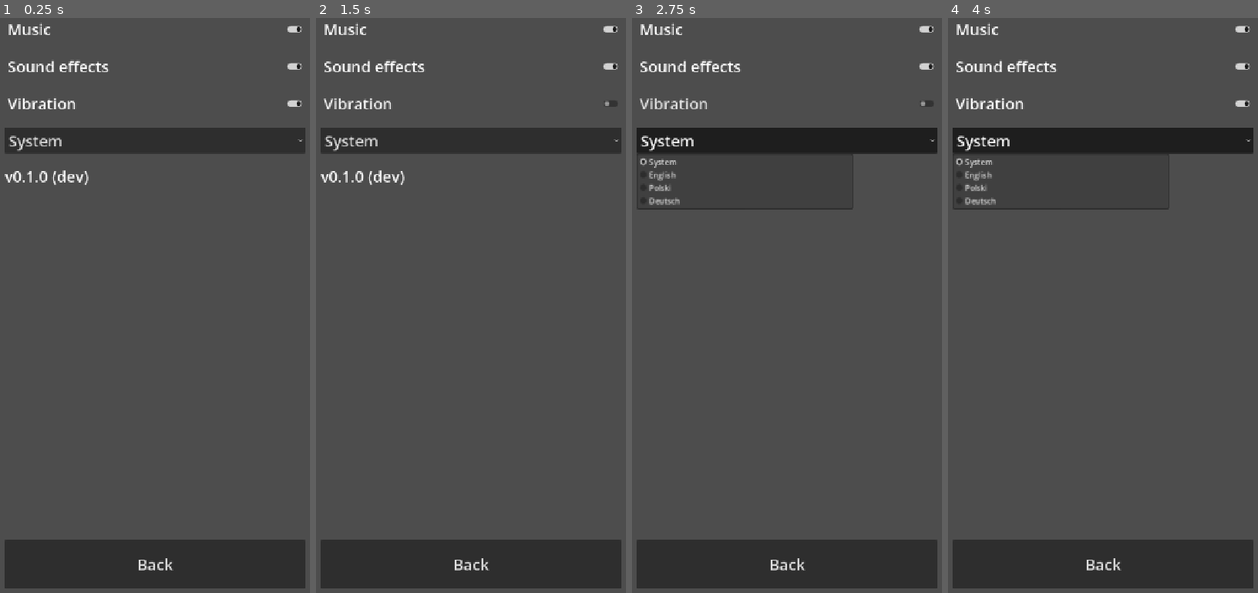
Above: before the commit, frames 1-4 (left to right).
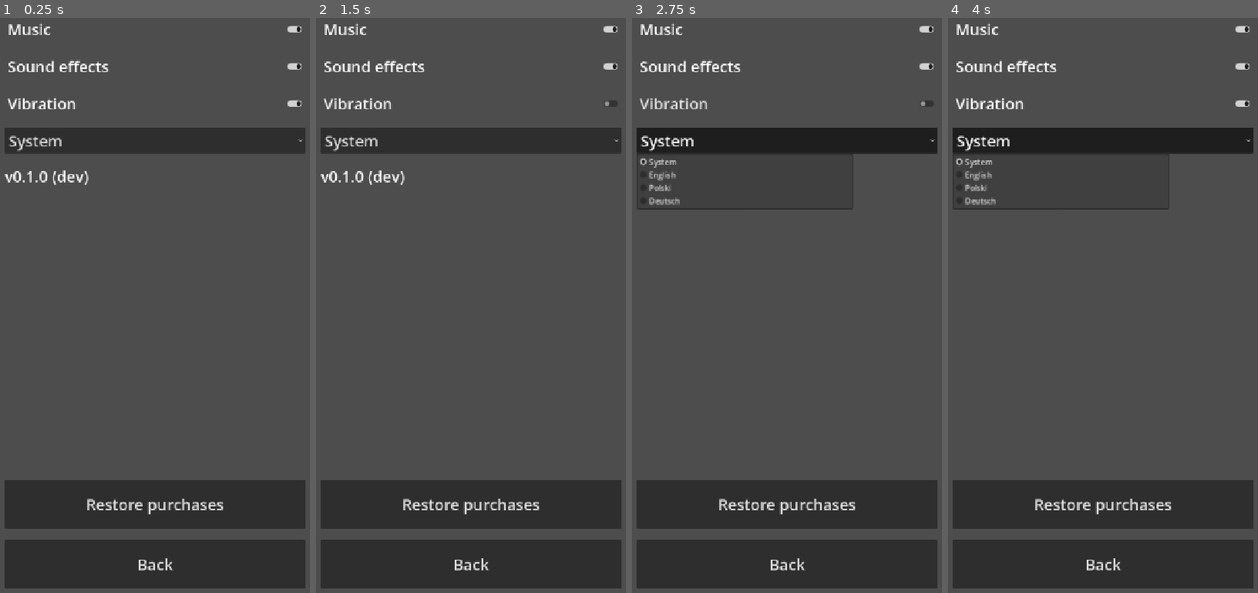
Above: after the commit, the same moments.

Repository: FHubert/first-auto-game
Game: Godot game, scene res://src/ui/settings_screen.tscn
Two runs of this game, one before a commit and one after it. Both use one fixed random seed, a clock stepped at 60 frames per second and the inputs below. This scene is started directly instead of the project's main scene.
Inputs (mouse positions are in pixels of both pictures, inside the frame that each line leads up to):
- Up to frame 1 (0.25 s): no input
- Up to frame 2 (1.5 s): click (471, 506) at 0.5 s, where only the run after the commit has a clickable "Restore purchases"; click "Vibration" at 1.25 s
- Up to frame 3 (2.75 s): click "System" at 2 s
- Up to frame 4 (4 s): click "Vibration" at 2.75 s; click "System" at 3.5 s

The runs differ from the first frame. In frame 1, 8.1% of the frame differs, in the area x 1-99%, y 80-89%; in frame 2, 8.1%; in frame 3, 8.1%; in frame 4, 8.1%.

Commit message:
feat(T-027): ekran Shop (4 sku, ceny z IapProvider, starter pack w oknie 72 h, Przywróć zakupy), restore w Settings, routing App (Home, StuckPanel → Shop)
Co-Authored-By: Claude Fable 5.1 <noreply@anthropic.com>
Claude-Session: https://claude.ai/code/session_018g7Ncvu2jCbGwkKxAeNboR

Diff:
--- a/game/locale/strings.csv
+++ b/game/locale/strings.csv
@@ -58,3 +58,20 @@
 btn_extra_tube_ad,+Tube (ad),+Probówka (ad),+Röhrchen (ad)
 btn_undo_refill_ad,+%d undo (ad),+%d cofnięć (ad),+%d Rückg. (ad)
 btn_skip_ad,Skip (ad),Pomiń (ad),Überspr. (ad)
+shop_title,Shop,Sklep,Shop
+shop_item_remove_ads,No ads,Bez reklam,Keine Werbung
+shop_desc_remove_ads,"No interstitial ads, forever","Bez reklam pełnoekranowych na zawsze","Keine Zwischenwerbung, für immer"
+shop_item_coins_small,Coin pouch,Sakiewka monet,Münzbeutel
+shop_item_coins_large,Coin chest,Skrzynia monet,Münzkiste
+shop_desc_coins,+%d coins,+%d monet,+%d Münzen
+shop_item_starter_pack,Starter pack,Pakiet startowy,Starterpaket
+shop_desc_starter,+%d coins + Neon theme,+%d monet + motyw Neon,+%d Münzen + Neon-Design
+shop_offer_left,Offer ends in %d h,Oferta kończy się za %d h,Angebot endet in %d h
+shop_price_unknown,…,…,…
+btn_owned,Owned,Posiadane,Gekauft
+btn_restore,Restore purchases,Przywróć zakupy,Käufe wiederherst.
+shop_restored,Restored: %d,Przywrócono: %d,Wiederhergestellt: %d
+shop_restore_none,Nothing to restore,Brak zakupów do przywrócenia,Nichts wiederherzustellen
+shop_reason_extra_tube,Not enough coins for a tube,Za mało monet na probówkę,Zu wenig Münzen für ein Röhrchen
+shop_reason_hint,Not enough coins for a hint,Za mało monet na podpowiedź,Zu wenig Münzen für einen Tipp
+shop_reason_undo_refill,Not enough coins for undos,Za mało monet na cofnięcia,Zu wenig Münzen für Rückgängig
--- a/game/src/core/app.gd
+++ b/game/src/core/app.gd
@@ -6,11 +6,13 @@
 const SCREEN_LEVEL: String = "level"
 const SCREEN_SETTINGS: String = "settings"
 const SCREEN_THEMES: String = "themes"
+const SCREEN_SHOP: String = "shop"
 const POPUP_SCENE: PackedScene = preload("res://src/ui/daily_reward_popup.tscn")
 const SCENE_HOME: String = "res://src/ui/home.tscn"
 const SCENE_LEVEL: String = "res://src/levels/level.tscn"
 const SCENE_SETTINGS: String = "res://src/ui/settings_screen.tscn"
 const SCENE_THEMES: String = "res://src/ui/themes_screen.tscn"
+const SCENE_SHOP: String = "res://src/ui/shop_screen.tscn"
 
 var state: GameState
 var clock: Callable = func() -> int: return int(Time.get_unix_time_from_system())
@@ -26,6 +28,7 @@
 	track_session_start()
 	if state == null:
 		state = SaveSystem.load()
+	Purchases.bind_state(state)
 	Locale.ensure_installed()
 	Locale.apply_setting(str(state.settings.get("locale", "")))
 	Audio.apply_settings(state.settings)
@@ -72,7 +75,11 @@
 	home.play_pressed.connect(show_level)
 	home.settings_pressed.connect(show_settings)
 	home.themes_pressed.connect(show_themes)
-	home.shop_pressed.connect(func() -> void: Analytics.track_design("nav:shop"))
+	home.shop_pressed.connect(
+		func() -> void:
+			Analytics.track_design("nav:shop")
+			show_shop()
+	)
 	home.daily_pressed.connect(show_daily_level)
 	add_child(home)
 	_maybe_show_daily_popup(home)
@@ -107,6 +114,7 @@
 	level.clock = clock
 	level.pause_requested.connect(show_home)
 	level.home_requested.connect(show_home)
+	level.shop_requested.connect(func(r: String) -> void: show_shop(r, true))
 	add_child(level)
 
 
@@ -115,6 +123,7 @@
 	level.clock = clock
 	level.pause_requested.connect(show_home)
 	level.home_requested.connect(show_home)
+	level.shop_requested.connect(func(r: String) -> void: show_shop(r, true))
 	level.round = GameRound.new()  # pomija load_level w _ready; start_daily ustawi runde
 	add_child(level)
 	level.start_daily(DailyRewards.utc_day_from_unix(int(clock.call())))
@@ -131,6 +140,13 @@
 	Analytics.track_design("nav:themes")
 	var screen: ThemesScreen = _swap(SCENE_THEMES, SCREEN_THEMES)
 	screen.back_pressed.connect(show_home)
+	add_child(screen)
+
+
+func show_shop(reason: String = "", from_level: bool = false) -> void:
+	var screen: ShopScreen = _swap(SCENE_SHOP, SCREEN_SHOP)
+	screen.reason = reason
+	screen.back_pressed.connect(show_level if from_level else show_home)
 	add_child(screen)
 
 
--- a/game/src/ui/settings_screen.gd
+++ b/game/src/ui/settings_screen.gd
@@ -18,6 +18,7 @@
 var haptics_toggle: CheckButton
 var locale_option: OptionButton
 var version_label: Label
+var restore_button: Button
 var back_button: Button
 
 
@@ -33,6 +34,19 @@
 	state.settings[key] = value
 	SaveSystem.save(state)
 	settings_changed.emit(key)
+
+
+func _on_restore_pressed() -> void:
+	Purchases.bind_state(state)
+	if not Purchases.restore_done.is_connected(_on_restore_done):
+		Purchases.restore_done.connect(_on_restore_done)
+	Purchases.restore()
+
+
+func _on_restore_done(restored: Array) -> void:
+	apply_from_state()
+	if not restored.is_empty():
+		settings_changed.emit("ads_removed")
 
 
 func apply_from_state() -> void:
@@ -72,6 +86,12 @@
 	var spacer := Control.new()
 	spacer.size_flags_vertical = Control.SIZE_EXPAND_FILL
 	box.add_child(spacer)
+	restore_button = Button.new()
+	restore_button.text = tr("btn_restore")
+	restore_button.custom_minimum_size = Vector2(0, 100)
+	restore_button.add_theme_font_size_override("font_size", FONT_SIZE)
+	restore_button.pressed.connect(_on_restore_pressed)
+	box.add_child(restore_button)
 	back_button = Button.new()
 	back_button.text = tr("btn_back")
 	back_button.custom_minimum_size = Vector2(0, 100)
--- /dev/null
+++ b/game/src/ui/shop_screen.gd
@@ -0,0 +1,146 @@
+class_name ShopScreen
+extends Control
+## Sklep IAP: ceny wylacznie z IapProvider (Purchases.price_text), restore (wymog Apple).
+
+signal back_pressed
+signal purchase_requested(sku: String)
+
+const FONT_SIZE: int = 32
+const MARGIN: int = 48
+const SKU_ORDER: Array[String] = ["starter_pack", "remove_ads", "coins_small", "coins_large"]
+
+var state: GameState
+var clock: Callable = func() -> int: return int(Time.get_unix_time_from_system())
+var reason: String = ""
+var coins_label: Label
+var reason_label: Label
+var status_label: Label
+var restore_button: Button
+var back_button: Button
+## sku -> {"panel": Control, "button": Button, "desc": Label, "extra": Label}
+var cards: Dictionary = {}
+
+
+func _ready() -> void:
+	Locale.ensure_installed()
+	if state == null:
+		state = SaveSystem.load()
+	Purchases.bind_state(state)
+	_build()
+	Purchases.products_updated.connect(func(_p: Array) -> void: refresh())
+	Purchases.purchase_granted.connect(func(_s: String) -> void: refresh())
+	Purchases.restore_done.connect(_on_restore_done)
+	refresh()
+
+
+func has_card(sku: String) -> bool:
+	return cards.has(sku) and (cards[sku]["panel"] as Control).visible
+
+
+func card_button(sku: String) -> Button:
+	return cards[sku]["button"]
+
+
+func refresh() -> void:
+	coins_label.text = str(state.coins)
+	var key: String = "shop_reason_" + reason
+	reason_label.text = tr(key)
+	reason_label.visible = reason != "" and reason_label.text != key
+	for sku: String in cards:
+		var panel: Control = cards[sku]["panel"]
+		var b: Button = cards[sku]["button"]
+		var extra: Label = cards[sku]["extra"]
+		extra.visible = false
+		if sku == Purchases.SKU_STARTER:
+			var now: int = int(clock.call())
+			panel.visible = Purchases.starter_offer_visible(state.level, now)
+			if panel.visible:
+				var window_s: int = int(GameConfig.get_value("starter_offer_hours", 72)) * 3600
+				var left_s: int = state.starter_offer_start_day + window_s - now
+				extra.text = tr("shop_offer_left") % int(ceil(left_s / 3600.0))
+				extra.visible = true
+		if Purchases.NON_CONSUMABLE.has(sku) and state.has_purchase(sku):
+			b.text = tr("btn_owned")
+			b.disabled = true
+		elif Purchases.price_text(sku) == "":
+			b.text = tr("shop_price_unknown")
+			b.disabled = true
+		else:
+			b.text = Purchases.price_text(sku)
+			b.disabled = false
+
+
+func _on_buy(sku: String) -> void:
+	Purchases.buy(sku)
+	purchase_requested.emit(sku)
+	refresh()
+
+
+func _on_restore_done(restored: Array) -> void:
+	status_label.text = (
+		tr("shop_restored") % restored.size()
+		if not restored.is_empty()
+		else tr("shop_restore_none")
+	)
+	refresh()
+
+
+func _desc(sku: String) -> String:
+	match sku:
+		"starter_pack":
+			return tr("shop_desc_starter") % int(GameConfig.get_value("iap_starter_coins", 800))
+		"remove_ads":
+			return tr("shop_desc_remove_ads")
+		"coins_small":
+			return tr("shop_desc_coins") % int(GameConfig.get_value("iap_coins_small", 500))
+		_:
+			return tr("shop_desc_coins") % int(GameConfig.get_value("iap_coins_large", 1500))
+
+
+func _label(parent: Control, text: String = "") -> Label:
+	var l := Label.new()
+	l.text = text
+	l.add_theme_font_size_override("font_size", FONT_SIZE)
+	l.horizontal_alignment = HORIZONTAL_ALIGNMENT_CENTER
+	parent.add_child(l)
+	return l
+
+
+func _button(parent: Control, text: String, height: int) -> Button:
+	var b := Button.new()
+	b.text = text
+	b.custom_minimum_size = Vector2(0, height)
+	b.add_theme_font_size_override("font_size", FONT_SIZE)
+	parent.add_child(b)
+	return b
+
+
+func _build() -> void:
+	var margin := MarginContainer.new()
+	margin.set_anchors_preset(Control.PRESET_FULL_RECT)
+	for side: String in ["left", "top", "right", "bottom"]:
+		margin.add_theme_constant_override("margin_" + side, MARGIN)
+	add_child(margin)
+	var box := VBoxContainer.new()
+	box.add_theme_constant_override("separation", 20)
+	margin.add_child(box)
+	_label(box, tr("shop_title"))
+	coins_label = _label(box)
+	reason_label = _label(box)
+	for sku in SKU_ORDER:
+		var col := VBoxContainer.new()
+		box.add_child(col)
+		_label(col, tr("shop_item_" + sku))
+		var desc := _label(col, _desc(sku))
+		var extra := _label(col)
+		var b := _button(col, "", 90)
+		b.pressed.connect(_on_buy.bind(sku))
+		cards[sku] = {"panel": col, "button": b, "desc": desc, "extra": extra}
+	status_label = _label(box)
+	restore_button = _button(box, tr("btn_restore"), 90)
+	restore_button.pressed.connect(Purchases.restore)
+	var spacer := Control.new()
+	spacer.size_flags_vertical = Control.SIZE_EXPAND_FILL
+	box.add_child(spacer)
+	back_button = _button(box, tr("btn_back"), 100)
+	back_button.pressed.connect(func() -> void: back_pressed.emit())
--- /dev/null
+++ b/game/src/ui/shop_screen.tscn
@@ -0,0 +1,12 @@
+[gd_scene load_steps=2 format=3]
+
+[ext_resource type="Script" path="res://src/ui/shop_screen.gd" id="1_shop"]
+
+[node name="ShopScreen" type="Control"]
+layout_mode = 3
+anchors_preset = 15
+anchor_right = 1.0
+anchor_bottom = 1.0
+grow_horizontal = 2
+grow_vertical = 2
+script = ExtResource("1_shop")
--- a/game/test/unit/test_app.gd
+++ b/game/test/unit/test_app.gd
@@ -53,6 +53,18 @@
 	await get_tree().process_frame
 
 
+func test_shop_navigation() -> void:
+	var app := _app(true)
+	app.show_shop()
+	assert_str(app.current_screen_name()).is_equal("shop")
+	(app.current_screen() as ShopScreen).back_pressed.emit()
+	assert_str(app.current_screen_name()).is_equal("home")
+	app.show_shop("extra_tube", true)
+	(app.current_screen() as ShopScreen).back_pressed.emit()
+	assert_str(app.current_screen_name()).is_equal("level")
+	await get_tree().process_frame
+
+
 func test_session_start_and_end_events() -> void:
 	var prev: AnalyticsProvider = Analytics.provider
 	var fake := FakeAnalyticsProvider.new()
--- /dev/null
+++ b/game/test/unit/test_shop.gd
@@ -0,0 +1,112 @@
+extends GdUnitTestSuite
+
+const T0: int = 1_000_000
+
+var _old_save: Callable
+var _old_products: Dictionary
+var _old_state: GameState
+var _now: Array[int] = [T0]
+
+
+func before_test() -> void:
+	GameConfig.reset()
+	_old_save = Purchases.save_callback
+	_old_products = Purchases.products.duplicate()
+	_old_state = Purchases.state
+	Purchases.save_callback = func() -> void: pass
+	_now[0] = T0
+	Purchases.provider.query_products(Purchases.ALL_SKUS)
+
+
+func after_test() -> void:
+	Purchases.save_callback = _old_save
+	Purchases.products = _old_products
+	Purchases.state = _old_state
+	var fake: FakeIapProvider = Purchases.provider
+	fake.purchase_result = IapProvider.STATE_PURCHASED
+	fake.owned_for_restore = []
+
+
+func _shop(level: int = 12) -> ShopScreen:
+	var s: ShopScreen = auto_free(load("res://src/ui/shop_screen.tscn").instantiate())
+	s.state = GameState.new()
+	s.state.level = level
+	s.clock = func() -> int: return _now[0]
+	add_child(s)
+	return s
+
+
+func test_starter_window() -> void:
+	var s := _shop(12)
+	assert_bool(s.has_card("starter_pack")).is_true()
+	assert_bool(s.has_card("remove_ads")).is_true()
+	assert_bool(s.has_card("coins_small")).is_true()
+	assert_bool(s.has_card("coins_large")).is_true()
+	_now[0] = T0 + 71 * 3600
+	s.refresh()
+	assert_bool(s.has_card("starter_pack")).is_true()
+	_now[0] = T0 + 73 * 3600
+	s.refresh()
+	assert_bool(s.has_card("starter_pack")).is_false()
+
+
+func test_no_starter_below_min_level() -> void:
+	var s := _shop(5)
+	assert_bool(s.has_card("starter_pack")).is_false()
+	assert_bool(s.has_card("coins_large")).is_true()
+
+
+func test_starter_disappears_after_purchase() -> void:
+	var s := _shop(12)
+	s.card_button("starter_pack").pressed.emit()
+	assert_bool(s.has_card("starter_pack")).is_false()
+	assert_bool(s.state.owns_theme("neon")).is_true()
+
+
+func test_prices_come_from_provider() -> void:
+	var s := _shop(12)
+	assert_str(s.card_button("remove_ads").text).is_equal("$3.99")
+	Purchases.products = {}
+	s.refresh()
+	assert_str(s.card_button("remove_ads").text).is_equal(tr("shop_price_unknown"))
+	assert_bool(s.card_button("remove_ads").disabled).is_true()
+
+
+func test_buy_coins_and_remove_ads() -> void:
+	var s := _shop(5)
+	s.card_button("coins_small").pressed.emit()
+	assert_int(s.state.coins).is_equal(500)
+	s.card_button("remove_ads").pressed.emit()
+	assert_bool(s.state.settings.get("ads_removed", false)).is_true()
+	assert_str(s.card_button("remove_ads").text).is_equal(tr("btn_owned"))
+	assert_bool(s.card_button("remove_ads").disabled).is_true()
+
+
+func test_restore() -> void:
+	var s := _shop(5)
+	var fake: FakeIapProvider = Purchases.provider
+	s.restore_button.pressed.emit()
+	assert_str(s.status_label.text).is_equal(tr("shop_restore_none"))
+	fake.owned_for_restore = ["remove_ads"]
+	s.restore_button.pressed.emit()
+	assert_bool(s.state.settings.get("ads_removed", false)).is_true()
+	assert_str(s.status_label.text).is_equal(tr("shop_restored") % 1)
+
+
+func test_reason_label() -> void:
+	var s := _shop(5)
+	assert_bool(s.reason_label.visible).is_false()
+	s.reason = "extra_tube"
+	s.refresh()
+	assert_bool(s.reason_label.visible).is_true()
+
+
+func test_settings_restore() -> void:
+	var st: SettingsScreen = auto_free(load("res://src/ui/settings_screen.tscn").instantiate())
+	st.state = GameState.new()
+	add_child(st)
+	assert_object(st.restore_button).is_not_null()
+	var fake: FakeIapProvider = Purchases.provider
+	fake.owned_for_restore = ["remove_ads"]
+	st.restore_button.pressed.emit()
+	assert_bool(st.state.settings.get("ads_removed", false)).is_true()
Not shown, added: game/src/ui/shop_screen.gd.uid
Not shown, added: game/test/unit/test_shop.gd.uid
Not shown, changed: tools/screens.txt
